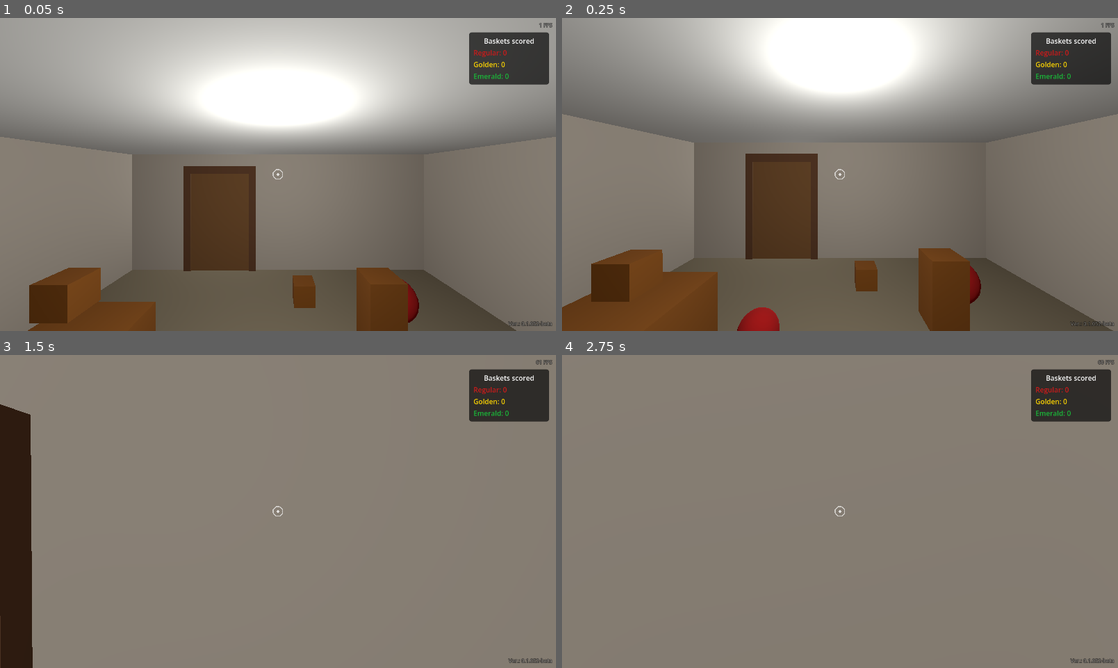
Above: before the commit, frames 1-4 (two rows, left to right).
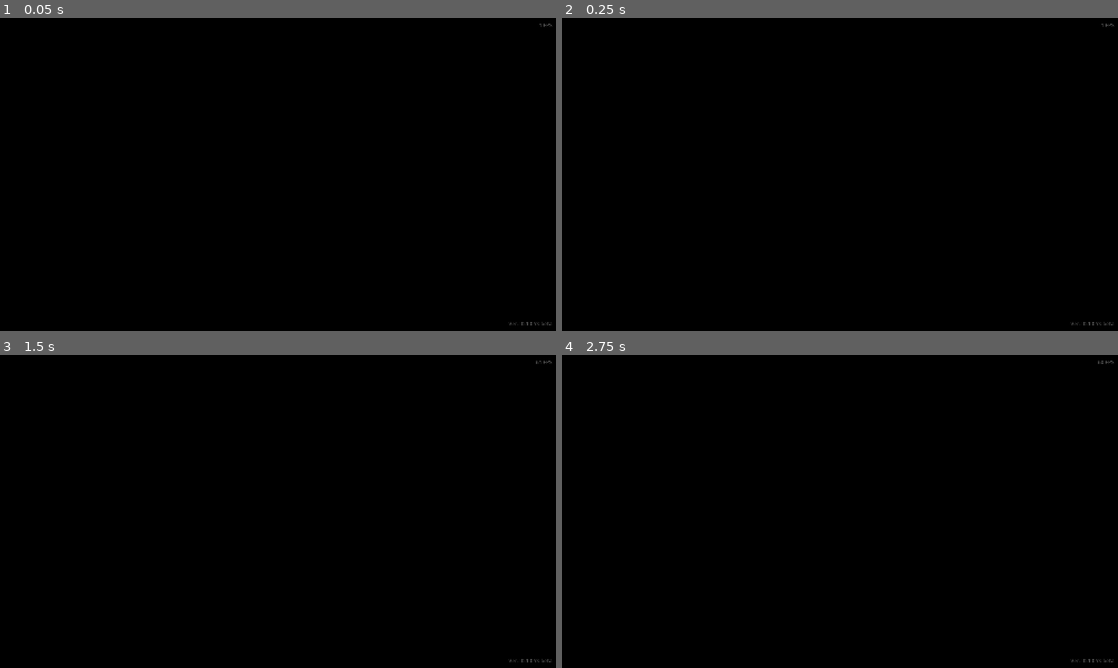
Above: after the commit, the same moments.

Repository: shoyguer/basketball-physics
Game: Godot game, scene res://scenes/room/room.tscn
The game is run twice, just before and just after one commit, with the same random seed, the same clock (stepped at 60 frames per second) and the same inputs.
Inputs (mouse positions are in pixels of both pictures, inside the frame that each line leads up to):
- Up to frame 1 (0.05 s): no input
- Up to frame 2 (0.25 s): no input
- Up to frame 3 (1.5 s): move the mouse to (305, 511) at 0.52 s; hold E (interact) 0.53-1.28 s; hold W (move_forward) from 0.53 s (still down); tap Space (jump) at 0.77 s; move the mouse to (250, 511) at 1.27 s; click (250, 511) at 1.35 s
- Up to frame 4 (2.75 s): keep holding W (move_forward); tap Space (jump) at 1.52 s; tap Enter at 2 s; move the mouse to (851, 505) at 2.02 s; hold Shift (sprint) from 2.03 s (still down)

The runs differ from the first frame. In frame 1, 100% of the frame differs, in the area x 0-100%, y 0-100%; in frame 2, 100%; in frame 3, 100%; in frame 4, 100%.

Commit message:
Fixes for web export

Diff:
--- a/src/autoloads/overlay/overlay.gd
+++ b/src/autoloads/overlay/overlay.gd
@@ -45,7 +45,8 @@
 		_update_overlay_visibility()
 
 	if event.is_action_pressed(&"debug_close"):
-		get_tree().quit()
+		if OS.has_feature("editor"):
+			get_tree().quit()
 
 
 ## Updates the FPS label with the current frames per second.
--- a/src/project.godot
+++ b/src/project.godot
@@ -30,6 +30,7 @@
 
 window/size/viewport_width=1280
 window/size/viewport_height=720
+window/stretch/mode="canvas_items"
 
 [input]
 
--- a/src/scenes/player/player.gd
+++ b/src/scenes/player/player.gd
@@ -69,6 +69,13 @@
 
 
 func _input(event: InputEvent) -> void:
+	# For web builds, because the game will start with mouse uncaptured,
+	# but we still want to allow clicking to capture and start playing without needing to press a key.
+	if event is InputEventMouseButton and event.pressed:
+		if Input.get_mouse_mode() != Input.MOUSE_MODE_CAPTURED:
+			Input.set_mouse_mode(Input.MOUSE_MODE_CAPTURED)
+			return
+
 	_handle_mouse_look(event)
 	_handle_scroll(event)
 
--- a/src/scenes/room/room.tscn
+++ b/src/scenes/room/room.tscn
@@ -1,13 +1,10 @@
 [gd_scene format=3 uid="uid://dux3ccha4d782"]
 
-[ext_resource type="PackedScene" uid="uid://e7sofyruoq6o" path="res://scenes/player/player.tscn" id="1_player"]
 [ext_resource type="PackedScene" path="res://scenes/objects/box/physics_box.tscn" id="2_box"]
 [ext_resource type="PhysicsMaterial" uid="uid://cm2q8nq3nov37" path="res://scenes/objects/box/physics_box_material.tres" id="2_w7vtx"]
 [ext_resource type="PackedScene" uid="uid://bxe701a2am5mr" path="res://scenes/objects/ball/physics_ball.tscn" id="3_ball"]
 [ext_resource type="PackedScene" uid="uid://c3lurj1bfpdm" path="res://scenes/door/door.tscn" id="4_door"]
 [ext_resource type="PackedScene" uid="uid://btdp6sq8v6yln" path="res://scenes/basketball_hoop/basketball_hoop.tscn" id="5_hoop"]
-[ext_resource type="PackedScene" uid="uid://dpiglxh4nolml" path="res://scenes/objects/ball/golden_ball.tscn" id="7_7jj40"]
-[ext_resource type="PackedScene" uid="uid://bwysp1qtgc7xh" path="res://scenes/objects/ball/emerald_ball.tscn" id="8_dv301"]
 
 [sub_resource type="Environment" id="Env_room"]
 background_mode = 1
@@ -320,12 +317,3 @@
 transform = Transform3D(1, 0, 0, 0, 1, 0, 0, 0, 1, -1.5, 8, -17.5)
 light_energy = 1.5
 omni_range = 14.0
-
-[node name="Player" parent="." unique_id=7122863 instance=ExtResource("1_player")]
-transform = Transform3D(1, 0, 0, 0, 1, 0, 0, 0, 1, 0, 0.9, 1.5)
-
-[node name="GoldenBall" parent="." unique_id=653196285 instance=ExtResource("7_7jj40")]
-transform = Transform3D(1, 0, 0, 0, 1, 0, 0, 0, 1, 1.5990989, 0.25000024, 1.1098026)
-
-[node name="EmeraldBall" parent="." unique_id=712340001 instance=ExtResource("8_dv301")]
-transform = Transform3D(1, 0, 0, 0, 1, 0, 0, 0, 1, 1.0885942, 0.25000012, 1.8351109)
--- a/src/scripts/versioning.gd
+++ b/src/scripts/versioning.gd
@@ -20,7 +20,7 @@
 static var game_version: Dictionary = {
 	"major": "0",
 	"minor": "1",
-	"build": "052",
+	"build": "053",
 	"label": "beta"
 }
 ## Human readable game version string.
Not shown, added: src/export_presets.cfg
